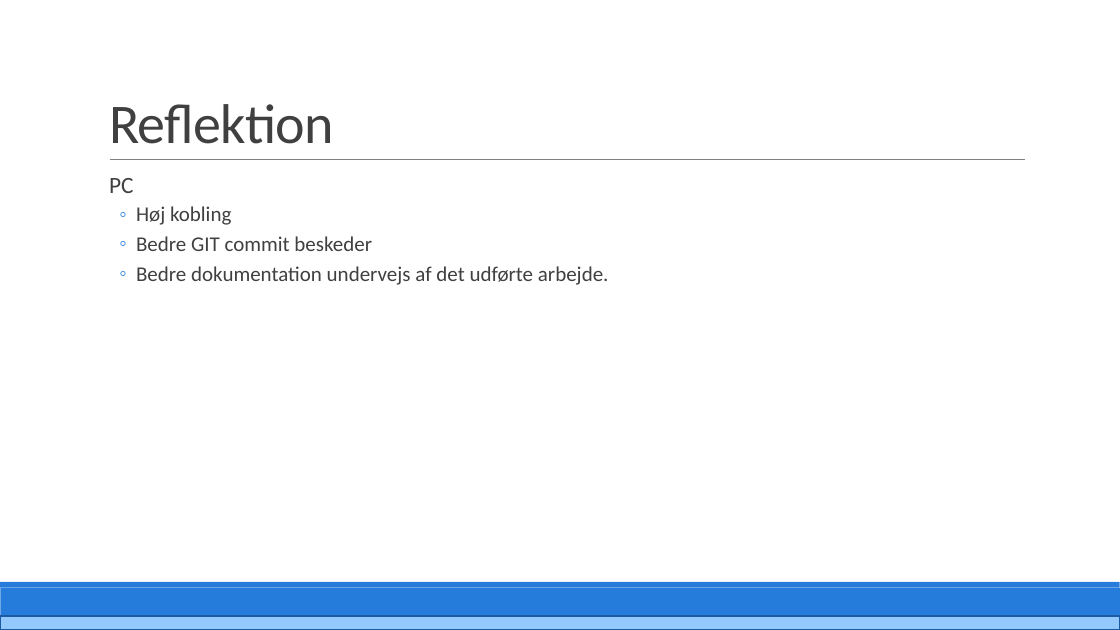
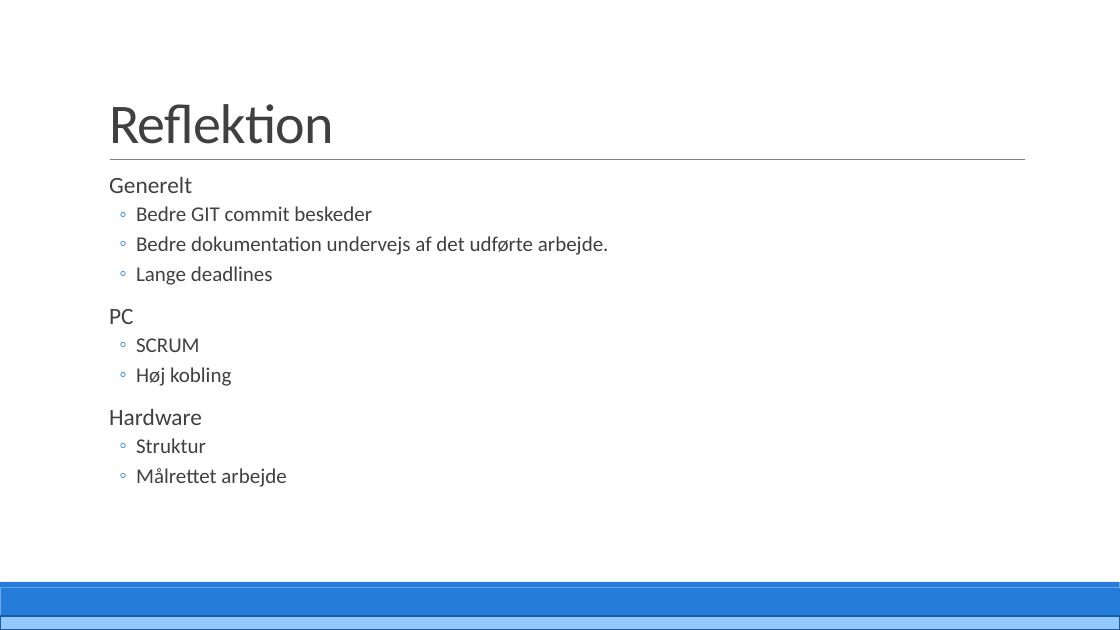
Before and after one commit to PRJ2GR15/Rapport, a slide deck: slide 37 of Fremlæggelse/Fremlæggelse.pptm. Drawn at 1120x630 pixels with LibreOffice and Linux fonts; fonts in the diff are those of the drawing. Boxes give left, top, right and bottom in pixels: in the first picture for what was removed or moved away, otherwise in the second. Text is boxed around its words. In the diff, an @@ line names an element or a change of style, - is before the commit and + after.

```diff
--- a/Fremlæggelse/Fremlæggelse.pptm
+++ b/Fremlæggelse/Fremlæggelse.pptm
@@ text at (x1=109, y1=177, x2=192, y2=193): text changed; size 18 to 20 pt @@
-  PC
-  ◦ Høj kobling
+  Generelt
@@ text at (x1=109, y1=266, x2=286, y2=487): paragraphs added @@
+  ◦ Lange deadlines
+  PC
+  ◦ SCRUM
+  ◦ Høj kobling
+  Hardware
+  ◦ Struktur
+  ◦ Målrettet arbejde
```
Also in this commit, not shown: 3 other slides changed, 2 slides added, 1 slide removed.
